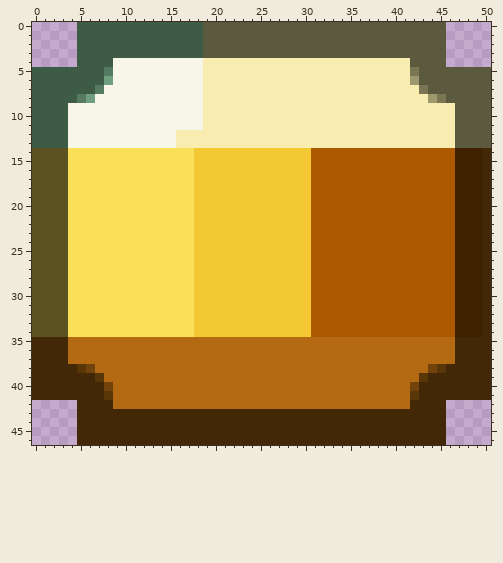
Two states of a pixel-art sprite, Client/Assets/Act/UI/Common/source/ui_com_006.png. That is the earlier state.
The file is 51x47 pixels.
New version:
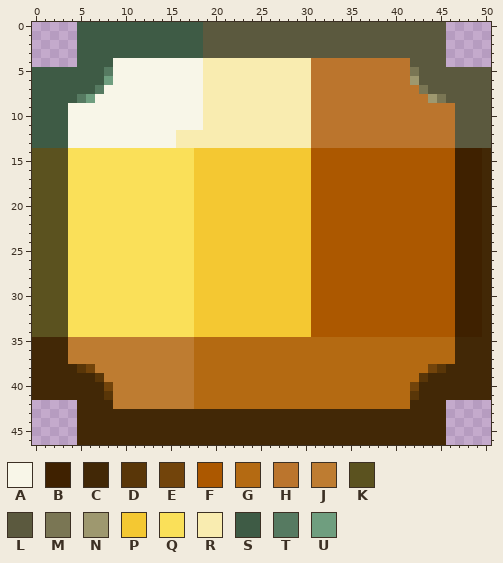
Palette (. is transparent): A #f8f6e8  B #3f2100  C #422806  D #593608  E #72440b  F #ac5800  G #b46a12  H #bb752d  J #be7c31  K #5b521f  L #5b593e  M #7a7654  N #9e986f  P #f4c832  Q #fae059  R #f9ecb0  S #3e5b45  T #567a61  U #6f9e7f
Diff:
Changed rows in their new state; - is an unchanged pixel.
first column x 31:
 4 HHHHHHHHHHH-----
 5 HHHHHHHHHHH-----
 6 HHHHHHHHHHH-----
 7 HHHHHHHHHHHH----
 8 HHHHHHHHHHHHH---
 9 HHHHHHHHHHHHHHHH
10 HHHHHHHHHHHHHHHH
11 HHHHHHHHHHHHHHHH
12 HHHHHHHHHHHHHHHH
13 HHHHHHHHHHHHHHHH
first column x 4:
35 JJJJJJJJJJJJJJ
36 JJJJJJJJJJJJJJ
37 JJJJJJJJJJJJJJ
38 ---JJJJJJJJJJJ
39 ----JJJJJJJJJJ
40 -----JJJJJJJJJ
41 -----JJJJJJJJJ
42 -----JJJJJJJJJ
